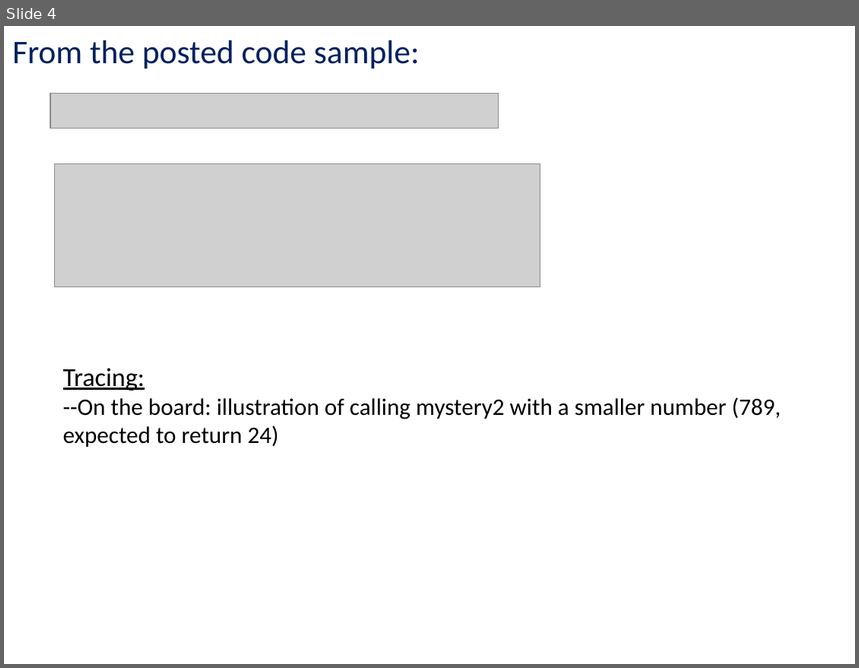
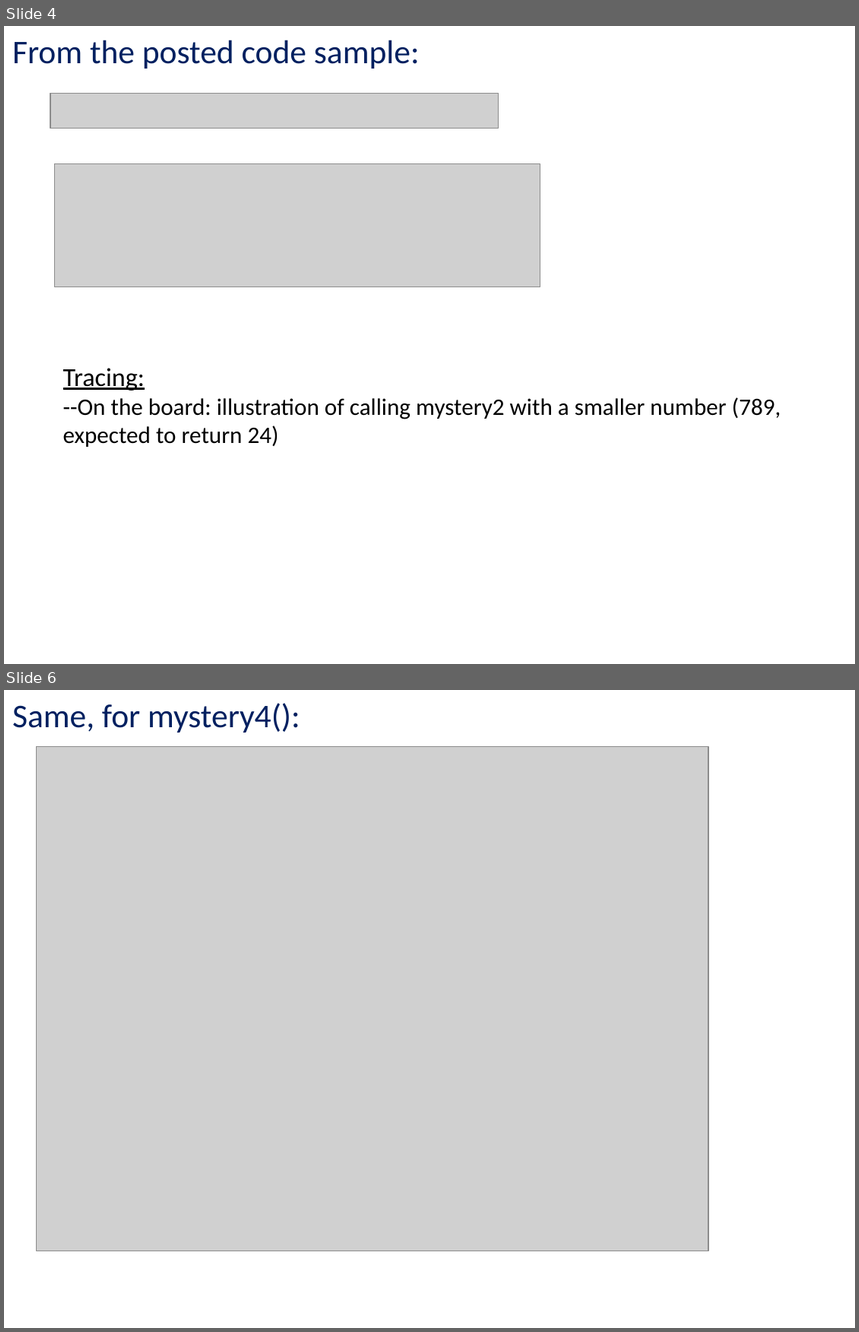
Before and after one commit to kc13/CS401MD, a slide deck: cs401_lab_2_28_20.pptx. Shown one above the other, each under a label of ours: slide 4 before the commit, slides 4 and 6 after it; the slides between them are not shown. The pictures are 859x668 and 859x1332 pixels, drawn with LibreOffice and Linux fonts; fonts in the diff are those of the drawing; grey boxes stand for pictures. Boxes give left, top, right and bottom in pixels: in the first picture for what was removed or moved away, otherwise in the second. Text is boxed around its words. In the diff, an @@ line names an element or a change of style, - is before the commit and + after.

Commit message:
Lab 3/2/20 walk through of 2nd recursive function - added whiteboard images

```diff
--- a/cs401_lab_2_28_20.pptx
+++ b/cs401_lab_2_28_20.pptx
@@ slide 6 added at [4,690,855,1328], background #FFFFFF @@
@@ text added at [12,703,300,733], 28 pt, text #002060 @@
+Same, for mystery4():
@@ picture added at [37,747,709,1251] @@
```
Also in this commit, not shown: 1 slide changed.
